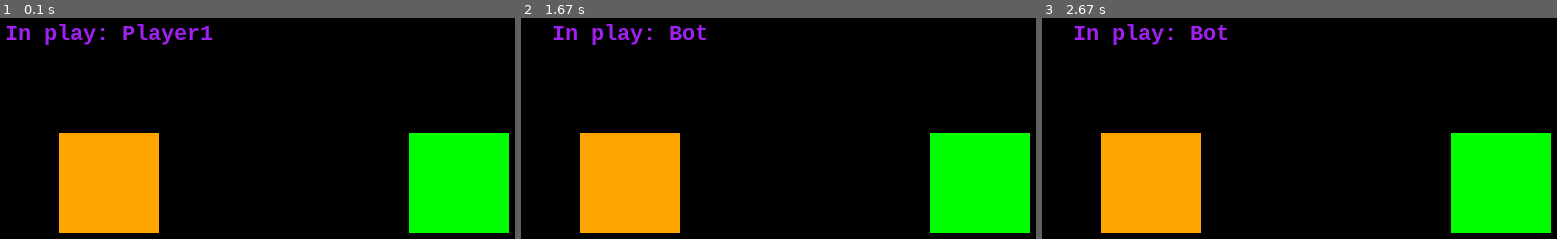
Above: before the commit, frames 1-3 (left to right).
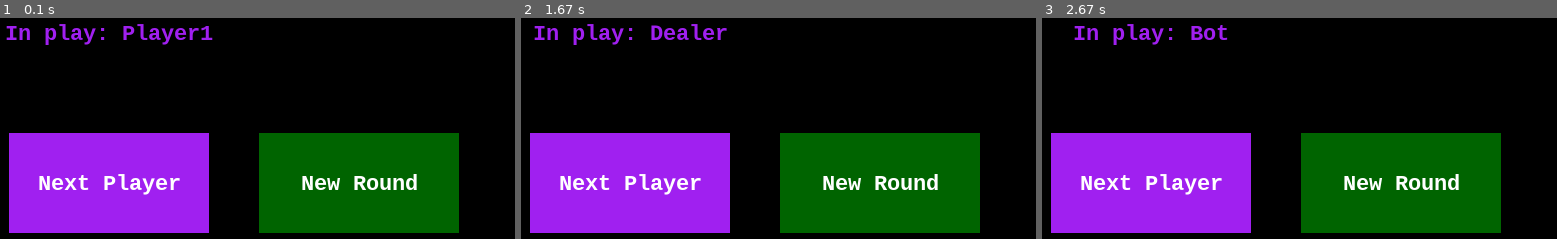
Above: after the commit, the same moments.

Repository: ThisProgrammerG/turn_based_pygame
Game: pygame game, started from turn_handler.py
Same seed, same stepped clock (60 frames per second), same inputs: the game is played once before the commit and once after it.
Inputs (mouse positions are in pixels of both pictures, inside the frame that each line leads up to):
- Up to frame 1 (0.1 s): no input
- Up to frame 2 (1.67 s): click (629, 183) at 0.38 s; click (716, 143) at 0.88 s
- Up to frame 3 (2.67 s): click (1479, 208) at 1.72 s; click (1108, 163) at 2.55 s

The runs differ from the first frame. In frame 1, 40% of the frame differs, in the area x 1-99%, y 52-98%; in frame 2, 41%, in the area x 1-99%, y 2-98%; in frame 3, 40%.

Commit message:
Clean up and add threading.

Diff:
--- a/turn_handler.py
+++ b/turn_handler.py
@@ -1,17 +1,20 @@
 import pygame
 
 
-SIZE = WIDTH, HEIGHT = 900, 500
-ROUND_OVER = pygame.event.custom_type()
-
 pygame.init()
 
+SIZE = pygame.Rect((0, 0), (900, 500))
+ROUND_OVER = pygame.event.custom_type()
+FONT = pygame.font.SysFont('Consolas', 24, bold=True)
+
 class Button:
-    def __init__(self, size, position, color):
+    def __init__(self, size, position, text, color):
         self.position = position
         self.image = pygame.Surface(size)
         self.image.fill(color)
         self.rect = self.image.get_rect(**{'center': position})
+        self.text = FONT.render(text, True, 'white')
+        self.image.blit(self.text, get_center(self.rect, self.text.get_rect()))
 
     def clicked(self, event):
         return self.rect.collidepoint(event.pos)
@@ -20,17 +23,15 @@
         surface.blit(self.image, self.rect)
 
 class Actor:
-    def __init__(self, name, observer):
+    def __init__(self, name):
         self.name = name
         self.turn_over = True
-        self.observer = observer
 
     def turn_started(self):
         self.turn_over = False
 
     def turn_ended(self):
         self.turn_over = True
-        self.observer.turn_ended()
 
     def __repr__(self):
         return self.__str__()
@@ -65,27 +66,26 @@
         self.players = players.copy()
         self._next_player()
 
-    def turn_ended(self):
+    def end_player_turn(self):
+        self.current_player.turn_ended()
         self._next_player()
 
-def get_center(rect):
-    x = WIDTH // 2 - rect.width // 2
-    y = HEIGHT // 2 - rect.height // 2
+def get_center(rect, other_rect):
+    x = rect.width // 2 - other_rect.width // 2
+    y = rect.height // 2 - other_rect.height // 2
 
     return x, y
-
 def main():
-    screen = pygame.display.set_mode(SIZE)
+    screen = pygame.display.set_mode(SIZE.size)
     clock = pygame.time.Clock()
     running = True
 
     turn_handler = TurnHandler()
-    players = [Actor('Player1', turn_handler), Actor('Bot', turn_handler), Actor('Dealer', turn_handler)]
+    players = [Actor('Player1'), Actor('Bot'), Actor('Dealer')]
     turn_handler.set_players(players)
 
-    font = pygame.font.SysFont('Consolas', 24, bold=True)
-    next_player_button = Button((100, 100), (WIDTH // 2, 400), 'orange')
-    new_round_button = Button((100, 100), (WIDTH - 100, 400), 'green')
+    next_player_button = Button((200, 100), (SIZE.width // 2, 400), 'Next Player', 'purple')
+    new_round_button = Button((200, 100), (SIZE.width - 200, 400), 'New Round', 'darkgreen')
 
     while running:
         clock.tick(60)
@@ -96,18 +96,18 @@
                 running = False
             elif event.type == pygame.MOUSEBUTTONDOWN:
                 if next_player_button.clicked(event):
-                    turn_handler.current_player.turn_ended()
+                    turn_handler.end_player_turn()
                 elif new_round_button.clicked(event):
                     turn_handler.reset()
             elif event.type == ROUND_OVER:
                 turn_handler.round_over = True
 
         if turn_handler.round_over:
-            text = font.render(f'Round Over.', True, 'red')
-            screen.blit(text, get_center(text.get_rect()))
+            text = FONT.render(f'Round Over.', True, 'red')
+            screen.blit(text, get_center(SIZE, text.get_rect()))
         else:
-            text = font.render(f'In play: {turn_handler.current_player.name}', True, 'purple')
-            screen.blit(text, get_center(text.get_rect()))
+            text = FONT.render(f'In play: {turn_handler.current_player.name}', True, 'purple')
+            screen.blit(text, get_center(SIZE, text.get_rect()))
 
         new_round_button.render(screen)
         next_player_button.render(screen)
--- a/turn_handler_threaded.py
+++ b/turn_handler_threaded.py
@@ -1,22 +1,27 @@
+import itertools
+import random
 import threading
-import random
 import time
 
 import pygame
 
 
-SIZE = WIDTH, HEIGHT = 900, 500
+pygame.init()
+
+SIZE = pygame.Rect((0, 0), (900, 500))
 ROUND_OVER = pygame.event.custom_type()
 TURN_ENDED = pygame.event.custom_type()
-
-pygame.init()
+FONT = pygame.font.SysFont('Consolas', 24, bold=True)
+THINKING = itertools.cycle([FONT.render(f'{"." * i}', True, 'pink') for i in range(1, 6)])
 
 class Button:
-    def __init__(self, size, position, color):
+    def __init__(self, size, position, text, color):
         self.position = position
         self.image = pygame.Surface(size)
         self.image.fill(color)
         self.rect = self.image.get_rect(**{'center': position})
+        self.text = FONT.render(text, True, 'white')
+        self.image.blit(self.text, get_center(self.rect, self.text.get_rect()))
 
     def clicked(self, event):
         return self.rect.collidepoint(event.pos)
@@ -26,23 +31,27 @@
 
 def thinking():
     seconds = random.randint(3, 6)
-    print(f'Thinking for {seconds} seconds.')
+    print(f'Thinking for: {seconds} seconds.')
     while True:
         time.sleep(seconds)
         break
-
-    print(f'Done thinking.')
 
 class Actor:
     def __init__(self, name):
         self.name = name
         self.turn_over = True
         self.thinking_thread = threading.Thread(target=thinking, daemon=True)
+        self.ran_thread = False  # Can only run threads once
 
     def turn_started(self):
         self.turn_over = False
         if not self.name.lower().find('player') > -1:
-            self.thinking_thread.start()
+            if not self.ran_thread:
+                self.thinking_thread.start()
+                self.ran_thread = True
+            else:
+                self.thinking_thread = threading.Thread(target=thinking, daemon=True)
+                self.thinking_thread.start()
 
     def turn_ended(self):
         self.turn_over = True
@@ -55,7 +64,6 @@
 
 class TurnHandler:
     def __init__(self):
-        self._players = None
         self.players = None
         self.current_player = None
         self.round_over = False
@@ -64,10 +72,10 @@
     def reset(self):
         self.round_over = False
         self.player_index = 0
-        self.players = self._players.copy()
         self._next_player()
 
     def _next_player(self):
+        """ Try to get the next player if there are any. Otherwise, round is over. """
         try:
             self.current_player = self.players[self.player_index]
             self.current_player.turn_started()
@@ -76,35 +84,35 @@
             pygame.event.post(pygame.event.Event(ROUND_OVER))
 
     def set_players(self, players):
-        self._players = players.copy()
         self.players = players.copy()
         self._next_player()
 
-    def end_current_player(self):
+    def end_player_turn(self):
         self.current_player.turn_ended()
         self._next_player()
 
     def player_thinking(self):
         return self.current_player.thinking_thread.is_alive()
 
-def get_center(rect):
-    x = WIDTH // 2 - rect.width // 2
-    y = HEIGHT // 2 - rect.height // 2
+def get_center(rect, other_rect):
+    x = rect.width // 2 - other_rect.width // 2
+    y = rect.height // 2 - other_rect.height // 2
 
     return x, y
 
 def main():
-    screen = pygame.display.set_mode(SIZE)
+    screen = pygame.display.set_mode(SIZE.size)
     clock = pygame.time.Clock()
     running = True
 
     turn_handler = TurnHandler()
     players = [Actor('Player1'), Actor('Bot'), Actor('Dealer')]
     turn_handler.set_players(players)
+    thinking_dots = next(THINKING)
+    thinking_index = 0
 
-    font = pygame.font.SysFont('Consolas', 24, bold=True)
-    next_player_button = Button((100, 100), (WIDTH // 2, 400), 'orange')
-    new_round_button = Button((100, 100), (WIDTH - 100, 400), 'green')
+    next_player_button = Button((200, 100), (SIZE.width // 2, 400), 'Next Player', 'purple')
+    new_round_button = Button((200, 100), (SIZE.width - 200, 400), 'New Round', 'darkgreen')
 
     while running:
         clock.tick(60)
@@ -114,21 +122,27 @@
             if event.type == pygame.QUIT:
                 running = False
             elif event.type == pygame.MOUSEBUTTONDOWN:
-                print(f'Is player thinking: {turn_handler.player_thinking()}')
-                if not turn_handler.player_thinking():
+                if not turn_handler.player_thinking():  # Block click events until the other player is done thinking
                     if next_player_button.clicked(event):
-                        turn_handler.end_current_player()
+                        turn_handler.end_player_turn()
+                        thinking_index = 0
                     elif new_round_button.clicked(event):
                         turn_handler.reset()
             elif event.type == ROUND_OVER:
                 turn_handler.round_over = True
 
         if turn_handler.round_over:
-            text = font.render(f'Round Over.', True, 'red')
-            screen.blit(text, get_center(text.get_rect()))
+            text = FONT.render(f'Round Over.', True, 'red')
+            screen.blit(text, get_center(SIZE, text.get_rect()))
         else:
-            text = font.render(f'In play: {turn_handler.current_player.name}', True, 'purple')
-            screen.blit(text, get_center(text.get_rect()))
+            text = FONT.render(f'In play: {turn_handler.current_player.name}', True, 'purple')
+            screen.blit(text, get_center(SIZE, text.get_rect()))
+
+        if turn_handler.player_thinking():
+            if thinking_index % 10 == 0:
+                thinking_dots = next(THINKING)
+            thinking_index += 1
+            screen.blit(thinking_dots, (0, 0))
 
         new_round_button.render(screen)
         next_player_button.render(screen)
